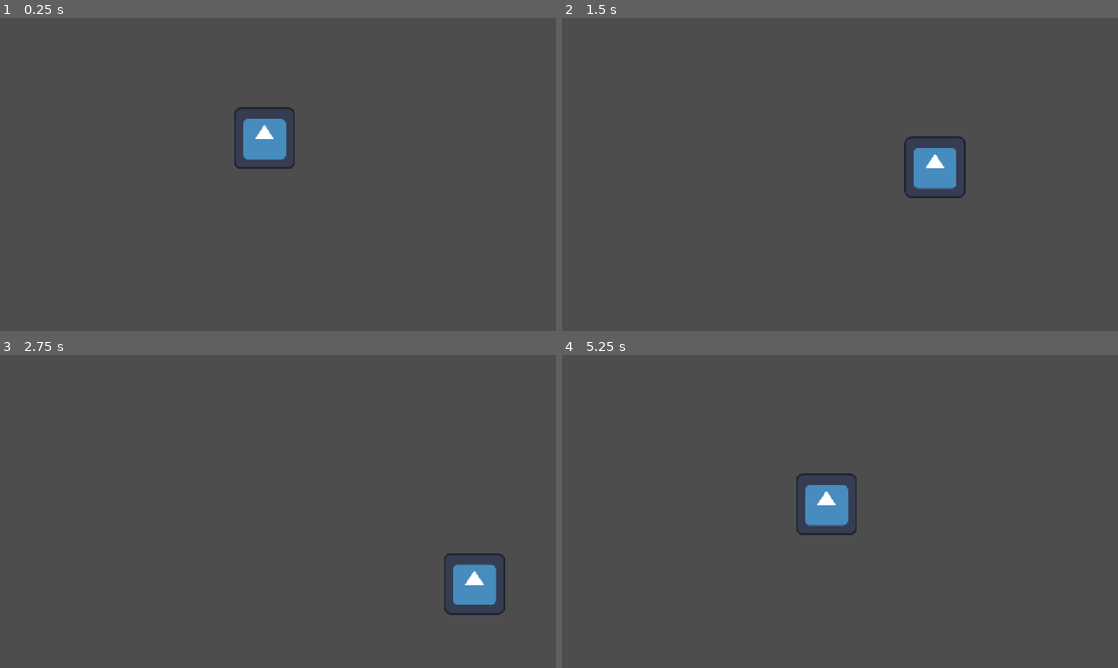
Above: before the commit, frames 1-4 (two rows, left to right).
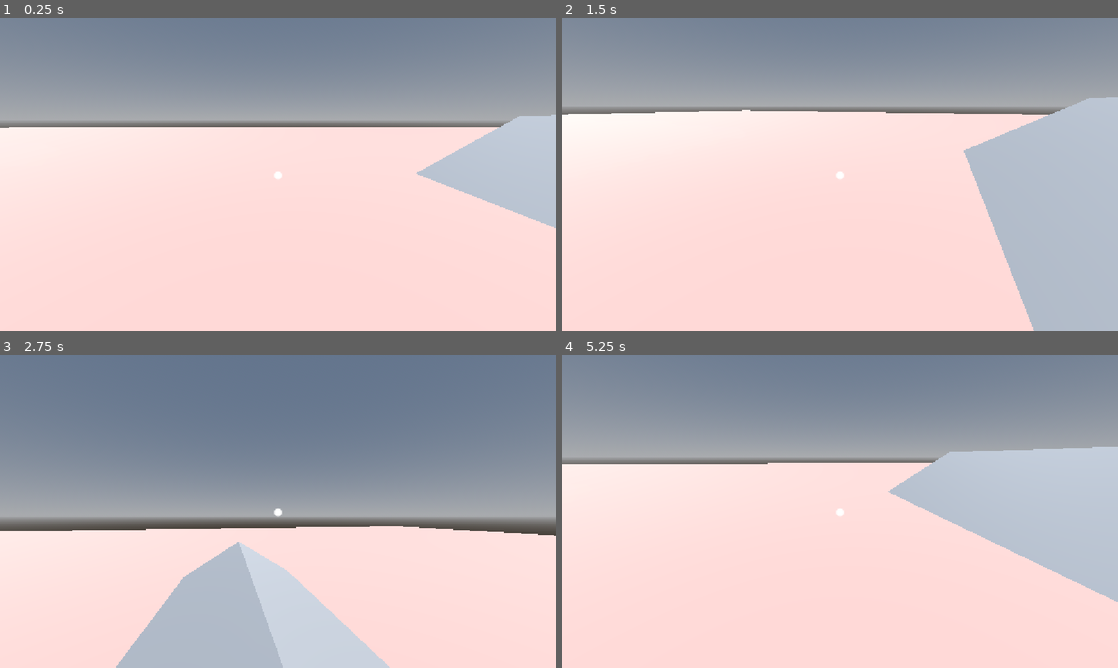
Above: after the commit, the same moments.

Repository: Noodleroo/Fish-Burgers
Game: Godot game, scene res://main.tscn
The game is run twice, just before and just after one commit, with the same random seed, the same clock (stepped at 60 frames per second) and the same inputs. The engine's default icon, where the game draws it, is replaced by a stand-in: a white triangle on a blue panel in a dark square.
Inputs (mouse positions are in pixels of both pictures, inside the frame that each line leads up to):
- Up to frame 1 (0.25 s): no input
- Up to frame 2 (1.5 s): tap Enter (ui_accept) at 0.5, 0.6, 0.77, 1.07, 1.35 s; move the mouse to (962, 158) at 0.52 s; hold Right (ui_right) 0.53-1.28 s; click (962, 158) at 0.67 s; move the mouse to (728, 190) at 1.27 s; hold Down (ui_down) from 1.28 s (still down); click (728, 190) at 1.42 s
- Up to frame 3 (2.75 s): tap Enter (ui_accept) at 1.52, 1.82, 2.1 s; move the mouse to (333, 442) at 2.02 s; release Down (ui_down) at 2.03 s; hold Right (ui_right) from 2.03 s (still down); click (333, 442) at 2.17 s
- Up to frame 4 (5.25 s): move the mouse to (812, 574) at 2.77 s; release Right (ui_right) at 2.78 s; hold Up (ui_up) 2.78-3.53 s; tap Enter (ui_accept) at 2.85, 3.02, 3.32, 3.6, 3.77, 4.07, 4.35, 4.52, 4.82, 5.1 s; click (812, 574) at 2.92 s; move the mouse to (1006, 558) at 3.52 s; hold Left (ui_left) 3.53-5.03 s; click (1006, 558) at 3.67 s; move the mouse to (673, 464) at 4.27 s; click (673, 464) at 4.42 s; move the mouse to (867, 511) at 5.02 s; hold Down (ui_down) from 5.03 s (still down); click (867, 511) at 5.17 s

The runs differ from the first frame. In frame 1, 100% of the frame differs, in the area x 0-100%, y 0-100%; in frame 2, 100%; in frame 3, 98%; in frame 4, 100%.

Commit message:
Player Movement 3D
Made the player move in a 3D space with a crosshair and interactions

Diff:
--- /dev/null
+++ b/2D Test/2D_test.tscn
@@ -0,0 +1,19 @@
+[gd_scene format=3 uid="uid://2jj42ff71xfs"]
+
+[ext_resource type="Script" uid="uid://c5yl6u7b125x7" path="res://2D Test/character_body_2d.gd" id="1_fpo7t"]
+[ext_resource type="Texture2D" uid="uid://cn2pkxvsdwnsv" path="res://icon.svg" id="2_oeld0"]
+
+[sub_resource type="CircleShape2D" id="CircleShape2D_fa6ko"]
+radius = 0.0
+
+[node name="Node2D" type="Node2D" unique_id=1517490019]
+
+[node name="CharacterBody2D" type="CharacterBody2D" parent="." unique_id=577510487]
+script = ExtResource("1_fpo7t")
+
+[node name="CollisionShape2D" type="CollisionShape2D" parent="CharacterBody2D" unique_id=541944935]
+shape = SubResource("CircleShape2D_fa6ko")
+
+[node name="Icon" type="Sprite2D" parent="CharacterBody2D" unique_id=1097126041]
+position = Vector2(548, 249)
+texture = ExtResource("2_oeld0")
--- /dev/null
+++ b/button.gd
@@ -0,0 +1,4 @@
+extends StaticBody3D
+
+func interact() -> void:
+	print("you clicked me!")
--- /dev/null
+++ b/character_body_3d.gd
@@ -0,0 +1,58 @@
+extends CharacterBody3D
+@export var mouse_sensitivity: float = 0.002
+
+@onready var camera: Camera3D = $PlayerCamera
+@onready var interaction_ray : RayCast3D = $PlayerCamera/RayCast3D
+@onready var crosshair : Label = %Crosshair
+
+const SPEED = 5.0
+const JUMP_VELOCITY = 4.5
+
+func _ready() -> void:
+	Input.mouse_mode = Input.MOUSE_MODE_CAPTURED
+	#Hides mouse
+
+
+func _unhandled_input(event: InputEvent) -> void:
+	if event is InputEventMouseMotion:
+		rotate_y(-event.relative.x * mouse_sensitivity)
+		camera.rotate_x(-event.relative.y * mouse_sensitivity)
+		camera.rotation.x = clamp(camera.rotation.x, deg_to_rad(-85), deg_to_rad(85))
+	if (event is InputEventMouseButton and event.button_index == MOUSE_BUTTON_LEFT and event.pressed):
+		print("Mouse clicked, Raycast collison status: ", interaction_ray.is_colliding())
+		if interaction_ray.is_colliding():
+			var hit_object = interaction_ray.get_collider()
+			print("Raycast hit this node: ", hit_object)
+			if hit_object.has_method("interact"):
+				hit_object.interact()
+			else:
+				print("The node we hit does NOT have an interact method")
+
+func _physics_process(delta: float) -> void:
+	# Add the gravity.
+	if not is_on_floor():
+		velocity += get_gravity() * delta
+	# Handle jump.
+	#if Input.is_action_just_pressed("ui_accept") and is_on_floor():
+	#	velocity.y = JUMP_VELOCITY
+
+	# Get the input direction and handle the movement/deceleration.
+	# As good practice, you should replace UI actions with custom gameplay actions.
+	var input_dir := Input.get_vector("ui_left", "ui_right", "ui_up", "ui_down")
+	var direction := (transform.basis * Vector3(input_dir.x, 0, input_dir.y)).normalized()
+	if direction:
+		velocity.x = direction.x * SPEED
+		velocity.z = direction.z * SPEED
+	else:
+		velocity.x = move_toward(velocity.x, 0, SPEED)
+		velocity.z = move_toward(velocity.z, 0, SPEED)
+
+	move_and_slide()
+
+
+	if interaction_ray.is_colliding() and interaction_ray.get_collider().has_method("interact"):
+		crosshair.text = "◯"
+		crosshair.add_theme_color_override("font_color", Color.WHITE)
+	else:
+		crosshair.text = "⬤"
+		crosshair.add_theme_color_override("font_color", Color.WHITE)
--- /dev/null
+++ b/main.gdshader
@@ -0,0 +1,11 @@
+shader_type spatial;
+
+uniform vec3 basic_color : source_color = vec3(1.273, 1.312, 1.645);
+
+void fragment() {
+	ALBEDO = basic_color;
+
+	METALLIC = 0.5;
+
+	ROUGHNESS = 0.2;
+}
--- a/main.tscn
+++ b/main.tscn
@@ -1,19 +1,116 @@
-[gd_scene format=3 uid="uid://2jj42ff71xfs"]
+[gd_scene format=3 uid="uid://bvcx7syphl5x5"]
 
-[ext_resource type="Script" uid="uid://c5yl6u7b125x7" path="res://character_body_2d.gd" id="1_0xm2m"]
-[ext_resource type="Texture2D" uid="uid://cn2pkxvsdwnsv" path="res://icon.svg" id="2_h2yge"]
+[ext_resource type="Script" uid="uid://c7xk2vt5tkg7b" path="res://character_body_3d.gd" id="1_ig7tw"]
+[ext_resource type="Script" uid="uid://fxucam5erndx" path="res://button.gd" id="2_0xm2m"]
 
-[sub_resource type="CircleShape2D" id="CircleShape2D_fa6ko"]
-radius = 0.0
+[sub_resource type="ProceduralSkyMaterial" id="ProceduralSkyMaterial_ig7tw"]
+sky_horizon_color = Color(0.66224277, 0.6717428, 0.6867428, 1)
+ground_horizon_color = Color(0.66224277, 0.6717428, 0.6867428, 1)
 
-[node name="Node2D" type="Node2D" unique_id=1517490019]
+[sub_resource type="Sky" id="Sky_0xm2m"]
+sky_material = SubResource("ProceduralSkyMaterial_ig7tw")
 
-[node name="CharacterBody2D" type="CharacterBody2D" parent="." unique_id=577510487]
-script = ExtResource("1_0xm2m")
+[sub_resource type="Environment" id="Environment_h2yge"]
+background_mode = 2
+sky = SubResource("Sky_0xm2m")
+glow_enabled = true
 
-[node name="CollisionShape2D" type="CollisionShape2D" parent="CharacterBody2D" unique_id=541944935]
-shape = SubResource("CircleShape2D_fa6ko")
+[sub_resource type="CapsuleShape3D" id="CapsuleShape3D_fa6ko"]
 
-[node name="Icon" type="Sprite2D" parent="CharacterBody2D" unique_id=1097126041]
-position = Vector2(548, 249)
-texture = ExtResource("2_h2yge")
+[sub_resource type="StandardMaterial3D" id="StandardMaterial3D_ig7tw"]
+albedo_color = Color(0.021579133, 0.7461091, 0.9999998, 1)
+
+[sub_resource type="CapsuleMesh" id="CapsuleMesh_fa6ko"]
+material = SubResource("StandardMaterial3D_ig7tw")
+
+[sub_resource type="StandardMaterial3D" id="StandardMaterial3D_0dn5q"]
+albedo_color = Color(0.83805937, 0.59940904, 0.55754083, 1)
+
+[sub_resource type="BoxMesh" id="BoxMesh_fa6ko"]
+material = SubResource("StandardMaterial3D_0dn5q")
+size = Vector3(17.300537, 1, 13.767578)
+
+[sub_resource type="ConcavePolygonShape3D" id="ConcavePolygonShape3D_ig7tw"]
+data = PackedVector3Array(-8.6503, 0.5, 6.8838, 8.6503, 0.5, 6.8838, -8.6503, -0.5, 6.8838, 8.6503, 0.5, 6.8838, 8.6503, -0.5, 6.8838, -8.6503, -0.5, 6.8838, 8.6503, 0.5, -6.8838, -8.6503, 0.5, -6.8838, 8.6503, -0.5, -6.8838, -8.6503, 0.5, -6.8838, -8.6503, -0.5, -6.8838, 8.6503, -0.5, -6.8838, 8.6503, 0.5, 6.8838, 8.6503, 0.5, -6.8838, 8.6503, -0.5, 6.8838, 8.6503, 0.5, -6.8838, 8.6503, -0.5, -6.8838, 8.6503, -0.5, 6.8838, -8.6503, 0.5, -6.8838, -8.6503, 0.5, 6.8838, -8.6503, -0.5, -6.8838, -8.6503, 0.5, 6.8838, -8.6503, -0.5, 6.8838, -8.6503, -0.5, -6.8838, 8.6503, 0.5, 6.8838, -8.6503, 0.5, 6.8838, 8.6503, 0.5, -6.8838, -8.6503, 0.5, 6.8838, -8.6503, 0.5, -6.8838, 8.6503, 0.5, -6.8838, -8.6503, -0.5, 6.8838, 8.6503, -0.5, 6.8838, -8.6503, -0.5, -6.8838, 8.6503, -0.5, 6.8838, 8.6503, -0.5, -6.8838, -8.6503, -0.5, -6.8838)
+
+[sub_resource type="PrismMesh" id="PrismMesh_2cr7j"]
+size = Vector3(7.462, 2.36, 12.88)
+
+[sub_resource type="ConcavePolygonShape3D" id="ConcavePolygonShape3D_0xm2m"]
+data = PackedVector3Array(0, 1.18, 6.44, 3.731, -1.18, 6.44, -3.731, -1.18, 6.44, 0, 1.18, -6.44, -3.731, -1.18, -6.44, 3.731, -1.18, -6.44, 0, 1.18, 6.44, 0, 1.18, -6.44, 3.731, -1.18, 6.44, 0, 1.18, -6.44, 3.731, -1.18, -6.44, 3.731, -1.18, 6.44, 0, 1.18, -6.44, 0, 1.18, 6.44, -3.731, -1.18, -6.44, 0, 1.18, 6.44, -3.731, -1.18, 6.44, -3.731, -1.18, -6.44, -3.731, -1.18, 6.44, 3.731, -1.18, 6.44, -3.731, -1.18, -6.44, 3.731, -1.18, 6.44, 3.731, -1.18, -6.44, -3.731, -1.18, -6.44)
+
+[sub_resource type="SphereMesh" id="SphereMesh_0dn5q"]
+
+[sub_resource type="SphereShape3D" id="SphereShape3D_ig7tw"]
+
+[node name="Node3D" type="Node3D" unique_id=1776148469]
+
+[node name="WorldEnvironment" type="WorldEnvironment" parent="." unique_id=1105570447]
+environment = SubResource("Environment_h2yge")
+
+[node name="DirectionalLight3D" type="DirectionalLight3D" parent="." unique_id=1766611008]
+transform = Transform3D(-0.8660254, -0.43301278, 0.25, 0, 0.49999997, 0.86602545, -0.50000006, 0.75, -0.43301266, 0, 0, 0)
+shadow_enabled = true
+
+[node name="CharacterBody3D" type="CharacterBody3D" parent="." unique_id=2091393601]
+transform = Transform3D(1, 0, 0, 0, 1, 0, 0, 0, 1, 0, 1.3823376, 0)
+script = ExtResource("1_ig7tw")
+
+[node name="CollisionShape3D" type="CollisionShape3D" parent="CharacterBody3D" unique_id=1983254668]
+shape = SubResource("CapsuleShape3D_fa6ko")
+
+[node name="MeshInstance3D" type="MeshInstance3D" parent="CharacterBody3D" unique_id=1753181224]
+mesh = SubResource("CapsuleMesh_fa6ko")
+
+[node name="PlayerCamera" type="Camera3D" parent="CharacterBody3D" unique_id=1411027706]
+transform = Transform3D(0.9999973, -3.469447e-18, -0.002320856, 0.00060068176, 0.9659259, 0.25881836, 0.0022417747, -0.25881907, 0.96592325, 0.009593487, 0.7076771, 0.36260772)
+
+[node name="RayCast3D" type="RayCast3D" parent="CharacterBody3D/PlayerCamera" unique_id=746692513]
+target_position = Vector3(0, 0, -3)
+
+[node name="CanvasLayer" type="CanvasLayer" parent="CharacterBody3D" unique_id=690233073]
+
+[node name="CenterContainer" type="CenterContainer" parent="CharacterBody3D/CanvasLayer" unique_id=379279373]
+anchors_preset = 15
+anchor_right = 1.0
+anchor_bottom = 1.0
+grow_horizontal = 2
+grow_vertical = 2
+
+[node name="Crosshair" type="Label" parent="CharacterBody3D/CanvasLayer/CenterContainer" unique_id=1567502453]
+unique_name_in_owner = true
+layout_mode = 2
+text = "Carter is my favorite brother"
+
+[node name="StaticBody3D" type="StaticBody3D" parent="." unique_id=1659904788]
+disable_mode = 1
+
+[node name="MeshInstance3D" type="MeshInstance3D" parent="StaticBody3D" unique_id=588421515]
+transform = Transform3D(7.341441, 0, 0, 0, 1.0110978, 0, 0, 0, 7.722161, 0, -0.5311347, -0.149575)
+mesh = SubResource("BoxMesh_fa6ko")
+
+[node name="CollisionShape3D" type="CollisionShape3D" parent="StaticBody3D" unique_id=482711151]
+transform = Transform3D(7.13, 0, 0, 0, 0.982, 0, 0, 0, 7.5, 0, -0.5311347, -0.149575)
+shape = SubResource("ConcavePolygonShape3D_ig7tw")
+
+[node name="Triangle" type="StaticBody3D" parent="." unique_id=273390570]
+
+[node name="MeshInstance3D" type="MeshInstance3D" parent="Triangle" unique_id=301448897]
+transform = Transform3D(1, 0, 0, 0, 1, 0, 0, 0, 1, 7.798976, 0.7077763, 0)
+mesh = SubResource("PrismMesh_2cr7j")
+
+[node name="CollisionShape3D" type="CollisionShape3D" parent="Triangle" unique_id=1529356001]
+transform = Transform3D(1, 0, 0, 0, 1, 0, 0, 0, 1, 7.798976, 0.7077763, 0)
+shape = SubResource("ConcavePolygonShape3D_0xm2m")
+
+[node name="Button" type="StaticBody3D" parent="." unique_id=292716935]
+transform = Transform3D(1, 0, 0, 0, 1, 0, 0, 0, 1, 0, -0.78081465, 17.621384)
+script = ExtResource("2_0xm2m")
+
+[node name="MeshInstance3D" type="MeshInstance3D" parent="Button" unique_id=613038351]
+transform = Transform3D(1, 0, 0, 0, -1.2662248e-08, 1, 0, -0.28967845, -4.371139e-08, -0.3149166, 2.233739, -0.6521416)
+mesh = SubResource("SphereMesh_0dn5q")
+
+[node name="CollisionShape3D" type="CollisionShape3D" parent="Button" unique_id=124808529]
+transform = Transform3D(0.7159867, 0, 0, 0, -9.066001e-09, 0.7159867, 0, -0.20740592, -3.1296775e-08, -0.3149166, 2.233739, -0.6521416)
+shape = SubResource("SphereShape3D_ig7tw")
--- a/project.godot
+++ b/project.godot
@@ -11,7 +11,7 @@
 [application]
 
 config/name="Fish Burgers"
-run/main_scene="uid://2jj42ff71xfs"
+run/main_scene="uid://bvcx7syphl5x5"
 config/features=PackedStringArray("4.7", "Forward Plus")
 config/icon="res://icon.svg"
 
Renamed: character_body_2d.gd -> 2D Test/character_body_2d.gd
Renamed: character_body_2d.gd.uid -> 2D Test/character_body_2d.gd.uid
Not shown, added: button.gd.uid
Not shown, added: character_body_3d.gd.uid
Not shown, added: main.gdshader.uid
